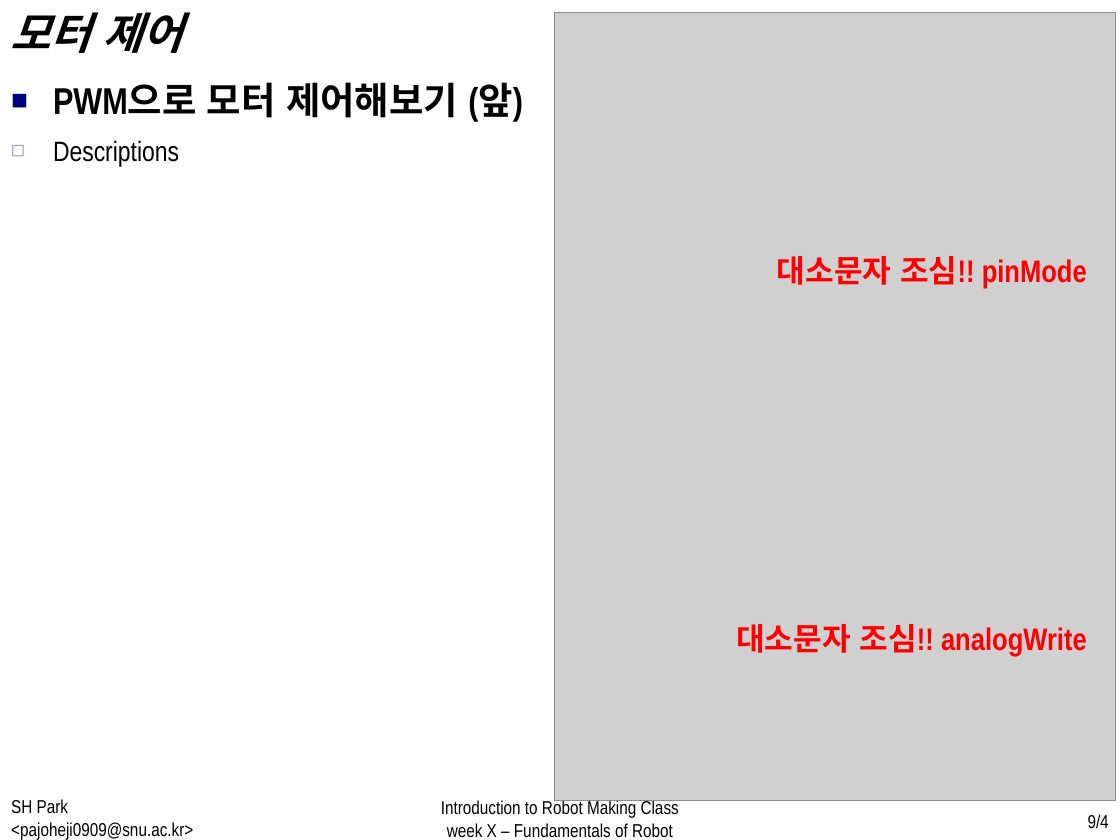
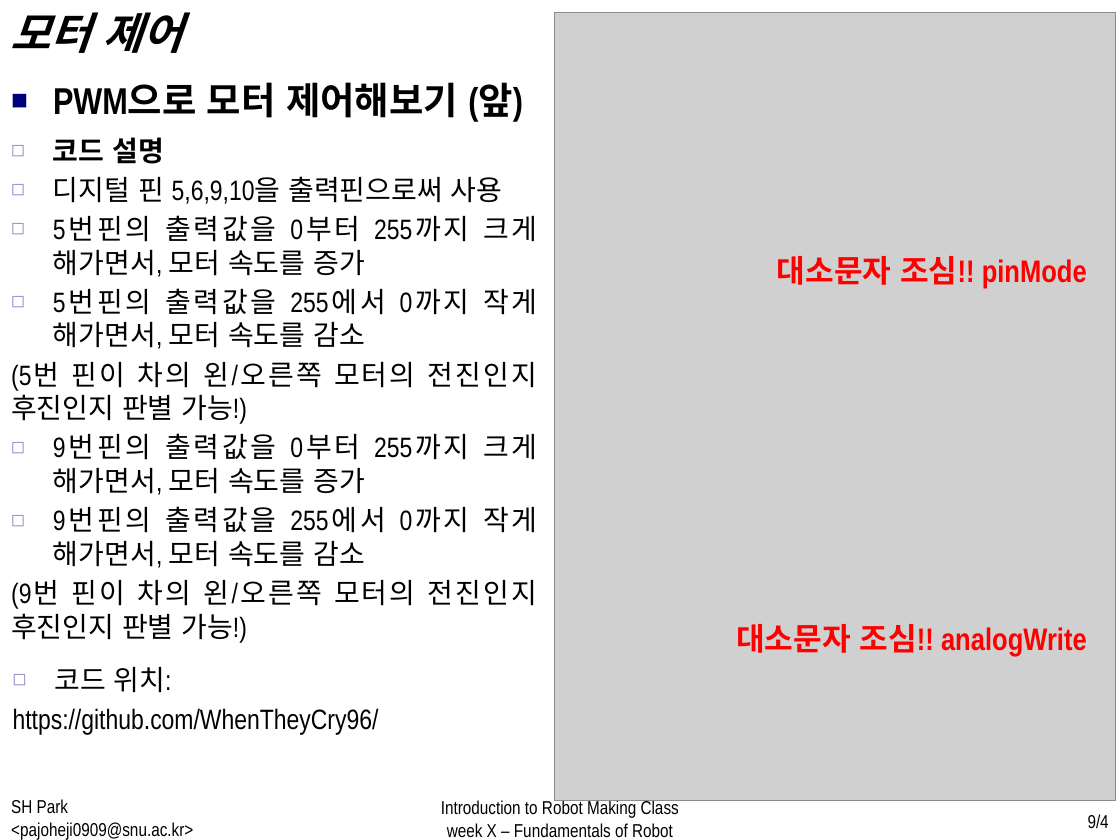
Before and after one commit to WhenTheyCry96/RobotTutorial, a slide deck: slide 9 of PPT/week2.pptx. Drawn at 1120x840 pixels with LibreOffice and Linux fonts; fonts in the diff are those of the drawing; grey boxes stand for pictures. Boxes give left, top, right and bottom in pixels: in the first picture for what was removed or moved away, otherwise in the second. Text is boxed around its words. In the diff, an @@ line names an element or a change of style, - is before the commit and + after.

```diff
--- a/PPT/week2.pptx
+++ b/PPT/week2.pptx
@@ text added at [11,137,537,643], 18 pt, text #000000 @@
+  ◻ 코드 설명
+  ◻ 디지털 핀 5,6,9,10을 출력핀으로써 사용
+  ◻ 5번핀의 출력값을 0부터 255까지 크게 해가면서, 모터 속도를 증가
+  ◻ 5번핀의 출력값을 255에서 0까지 작게 해가면서, 모터 속도를 감소
+  (5번 핀이 차의 왼/오른쪽 모터의 전진인지 후진인지 판별 가능!)
+  ◻ 9번핀의 출력값을 0부터 255까지 크게 해가면서, 모터 속도를 증가
+  ◻ 9번핀의 출력값을 255에서 0까지 작게 해가면서, 모터 속도를 감소
+  (9번 핀이 차의 왼/오른쪽 모터의 전진인지 후진인지 판별 가능!)
@@ text removed at [53,140,179,166] @@
-  ◻ Descriptions
@@ text added at [13,667,379,735], 18 pt, text #000000 @@
+  ◻ 코드 위치:
+  https://github.com/WhenTheyCry96/
```
Also in this commit, not shown: 1 slide added, 2 other files.
